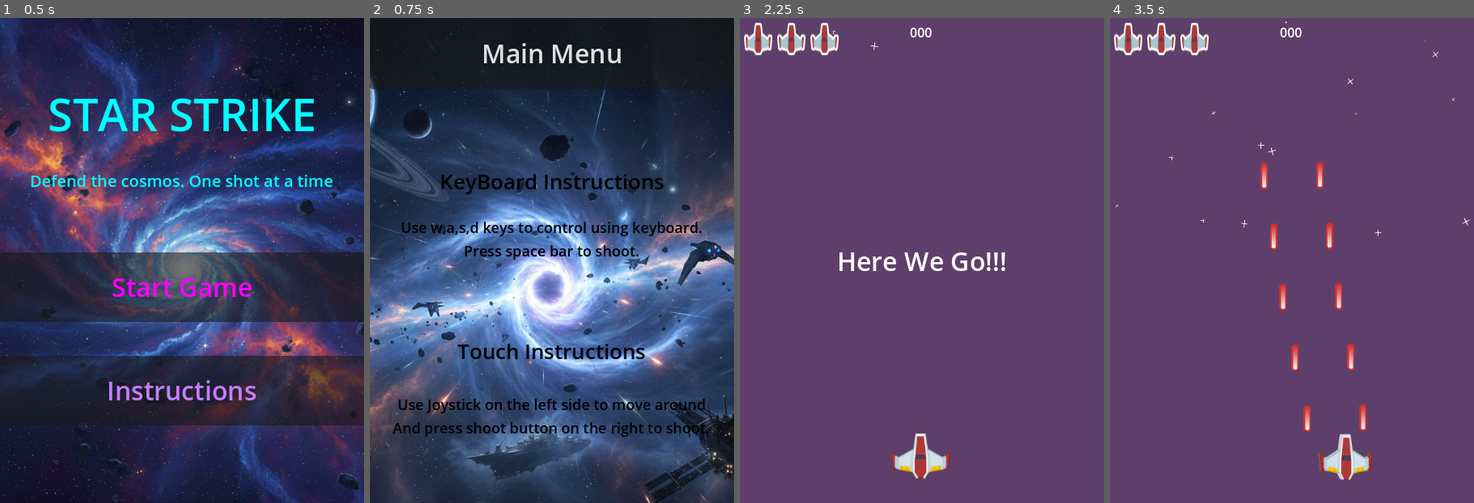
Above: before the commit, frames 1-4 (left to right).
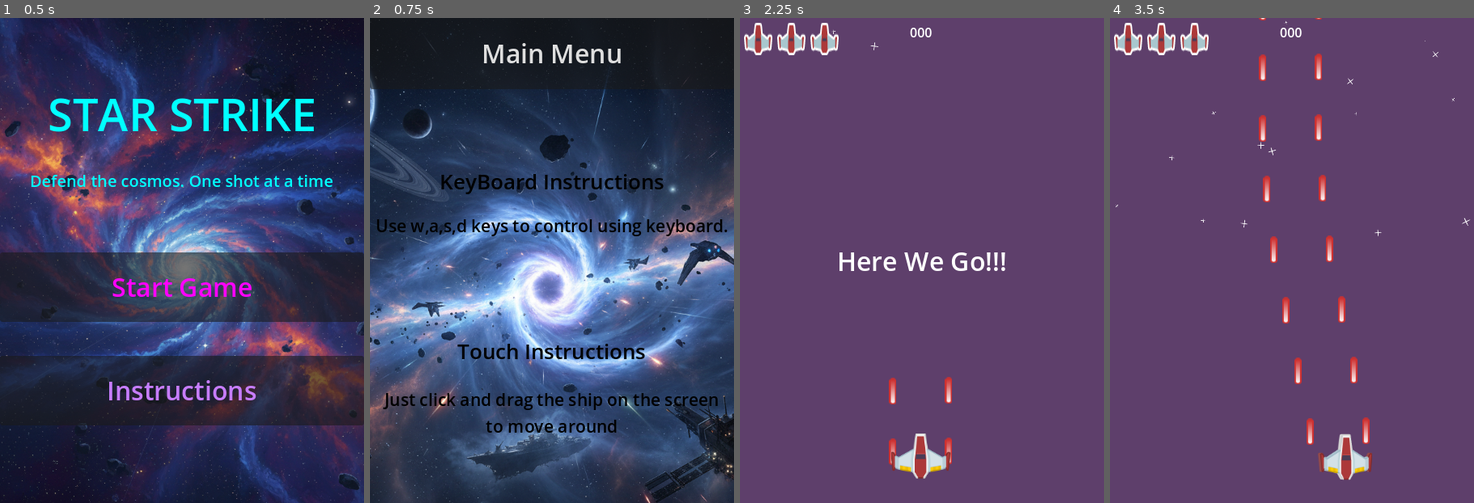
Above: after the commit, the same moments.

Repository: Turbash/space
Game: Godot game, scene res://HUD/start_screen.tscn
Same seed, same stepped clock (60 frames per second), same inputs: the game is played once before the commit and once after it.
Inputs (mouse positions are in pixels of both pictures, inside the frame that each line leads up to):
- Up to frame 1 (0.5 s): no input
- Up to frame 2 (0.75 s): click "Instructions" at 0.5 s
- Up to frame 3 (2.25 s): click "Main Menu" at 1.25 s; click "Start Game" at 2 s
- Up to frame 4 (3.5 s): tap Enter at 2.75 s; move the mouse to (1372, 236) at 2.77 s; hold D (move_right) from 2.78 s (still down); hold Space (shoot) from 2.78 s (still down); click (1372, 236) at 2.92 s

Frame 1 is identical in both runs. In frame 2, 4.1% of the frame differs, in the area x 2-99%, y 41-87%; in frame 3, 0.4%; in frame 4, 2.2%.

Commit message:
Added readme and few fixes

Diff:
--- a/HUD/instuctions.tscn
+++ b/HUD/instuctions.tscn
@@ -33,11 +33,12 @@
 grow_horizontal = 2
 grow_vertical = 2
 theme_override_colors/font_color = Color(0, 0, 0, 1)
-theme_override_font_sizes/font_size = 18
+theme_override_font_sizes/font_size = 21
 text = "Use w,a,s,d keys to control using keyboard.
-Press space bar to shoot."
+"
 horizontal_alignment = 1
 vertical_alignment = 1
+autowrap_mode = 2
 
 [node name="KeyboardInstructionsTitle" type="Label" parent="."]
 layout_mode = 1
@@ -66,11 +67,11 @@
 grow_horizontal = 2
 grow_vertical = 0
 theme_override_colors/font_color = Color(0, 0, 0, 1)
-theme_override_font_sizes/font_size = 18
-text = "Use Joystick on the left side to move around
-And press shoot button on the right to shoot."
+theme_override_font_sizes/font_size = 21
+text = "Just click and drag the ship on the screen  to move around"
 horizontal_alignment = 1
 vertical_alignment = 1
+autowrap_mode = 2
 
 [node name="MobileInstructionsTitle" type="Label" parent="."]
 layout_mode = 1
--- a/Player/player.gd
+++ b/Player/player.gd
@@ -50,7 +50,7 @@
 		animated_sprite.play("straight")
 	if dragging:
 		global_position = get_viewport().get_mouse_position() + drag_offset
-	if Input.is_action_pressed("shoot") and fire_delay_timer.is_stopped():
+	if fire_delay_timer.is_stopped():
 		fire_delay_timer.start(fire_delay)
 		for child in firing_positions.get_children():
 
--- a/project.godot
+++ b/project.godot
@@ -23,6 +23,7 @@
 
 window/size/viewport_width=450
 window/size/viewport_height=600
+window/stretch/mode="viewport"
 
 [editor_plugins]
 
Not shown, changed: README.md
